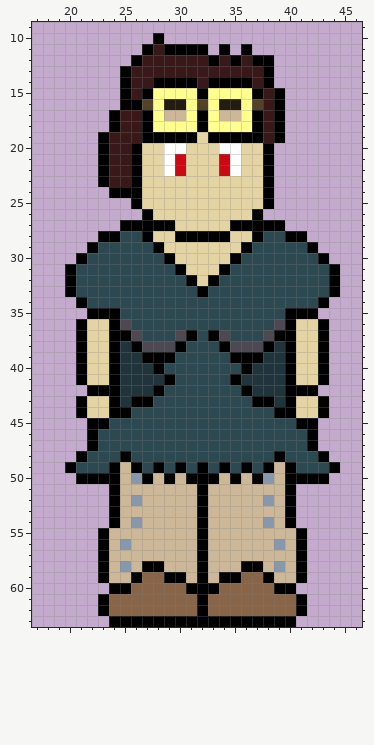
A pixel-art sprite gets an edit: Ludum Dare 41/Assets/Sprites/Female A-2.png. This is how it looked before the edit.
The file is 64x64 pixels. Shown: x 17..46, y 9..63.
Now the later version:
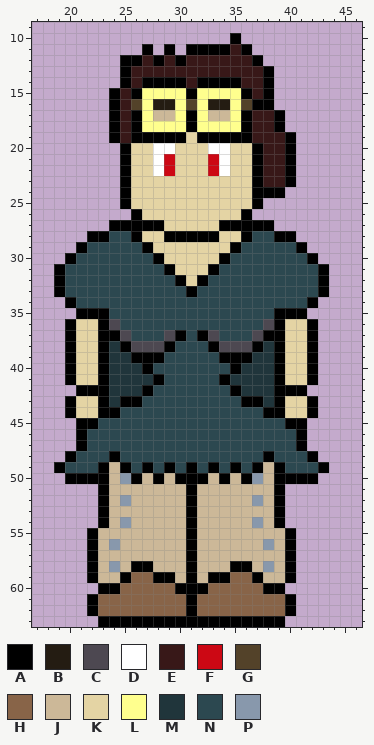
Palette (. is transparent): A #000000  B #241c12  C #4d4851  D #ffffff  E #381818  F #cc0814  G #534229  H #886448  J #ccb898  K #e4d4a4  L #ffff8e  M #20353b  N #2c4850  P #8898ac
Log entry: Made Female Npc look more different
The edit:
Changed rows in their new state; - is an unchanged pixel.
first column x 19:
10 ---------.------A---------
11 ---------.-.--A-E---------
12 ------A--A-A--E-E--.------
14 --------A---EA---E--------
15 -----AEAL---AL---AEA.-----
16 -----AEGLB-LGLB-LGAA.-----
17 -------ALJ-LALJ-LAE-------
18 -------AL---AL---AE-------
19 ----.A-A----KA----E-EA----
20 ----..AK-D-K--D-K-AEEA----
21 ----..AK-DFK--FDK-AEEA----
22 ----..AK-DFK--FDK-AEEA----
23 ----..AK----------AEEA----
24 -----.-K----------A-A-----
25 ------AK----------A.------
26 -------AK--------A.-------
27 -----A----K----A----.-----
28 ---A-N-AK-A----K-AN-A-.---
29 --AN----AK------AN----A.--
30 -AN------AK----AN------A.-
31 AN--------AK--AN--------A.
32 AN---------AKAN---------A.
33 AN----------AN----------A.
34 -AN--------------------A.-
35 --A--N--------------A--.--
36 -AK-ACN------------CAK-A.-
37 -AK-A-CN--CANACN--CA-K-A.-
38 -AK-AMAC--AN--AC--AMAK-A.-
39 -AK-AM-A--N----A--M-AK-A.-
40 -AK-AM--AN------AM--AK-A.-
41 -AK-AM---AN----AM---AK-A.-
42 --A--M--AN------AM--A--.--
43 -AK-AMA-N--------A-MAK-A.-
44 -AK-A-N------------A-K-A.-
45 --A-N----------------A-.--
46 --AN------------------A.--
47 --AN------------------A.--
48 -AN--AN------------AN--A.-
49 AN--AJANANANANANANAJAN--A.
50 -A---JPAJAJA--JAJAPJA---.-
51 ----AJ------AJ------A.----
52 ----AJPJ----AJ----PJA.----
53 ----AJ------AJ------A.----
54 ----AJPJ----AJ----PJA.----
55 ---AJ-------AJ-------A.---
56 ---AJPJ-----AJ-----PJA.---
57 ---AJ-------AJ-------A.---
58 ---AJPJA-J--AJ--A-JPJA.---
59 ---AJ-AH-A-JAJA-H-AJ-A.---
60 ----A-H----A--H----A-.----
61 ---AH-------AH-------A.---
62 ---AH-------AH-------A.---
63 ----A----------------.----
